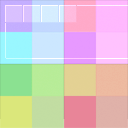
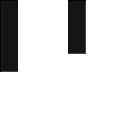
Layers edited between the first and the second 128 × 128 image:
added layer "레이어 14" above "그룹 3" over [0, 0, 87, 83]
added group "그룹 3" with 3 layers above "레이어 11" over [0, 0, 128, 128]
added layer "레이어 13 복사" in group "그룹 3" over [68, 0, 86, 54]
added layer "레이어 13" in group "그룹 3" over [0, 0, 18, 72]
moved "그룹 1 복사(병합) 복사 2" into group "그룹 2" over [0, 64, 64, 128]
moved "그룹 1 복사(병합) 복사 3" into group "그룹 2" over [64, 64, 128, 128]
moved "레이어 11" (2nd of 2, in "그룹 2") into group "그룹 2" over [0, 0, 128, 119]
moved "그룹 1 복사(병합) 복사" into group "그룹 2" over [64, 0, 128, 64]
moved "그룹 1 복사(병합)" into group "그룹 2" over [0, 0, 64, 64]
